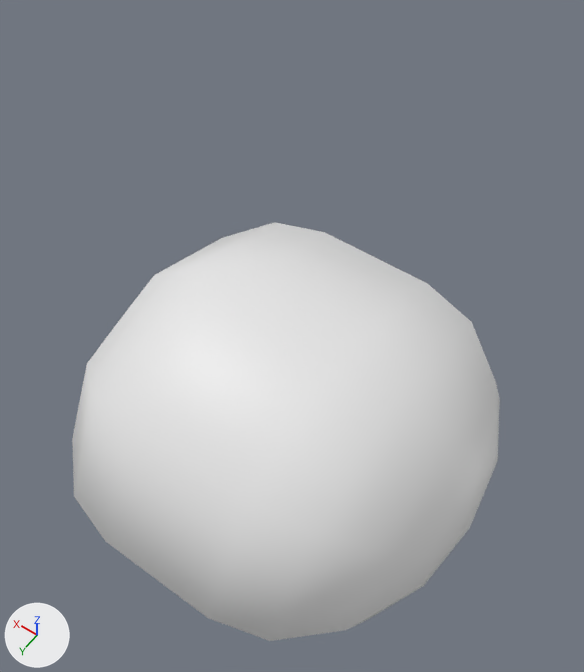
What one commit did to the COLLADA model Assets/06_MODELS/Fungo corpo/Fungo base tonda.DAE.
Camera for both pictures: a 50 mm camera at (1.0822, 0.0579, 0.1216) aimed at (1.1221, 0.0021, 0.0339). Arrows for +X, +Y and +Z are at lower left; the lights stay in place. Where no turn or scale is listed for an object, it has been applied to the vertices.

Names of what the first picture shows: 'FBXASC049FungoFBXASC032sotto'.
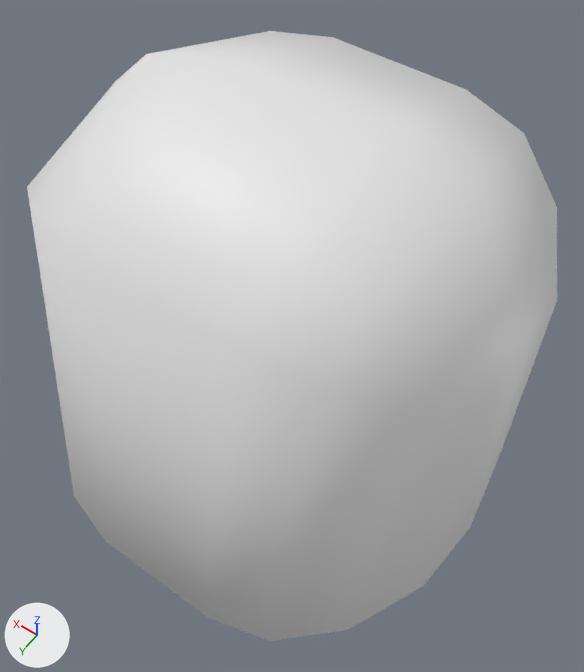
The newer file is also rescaled (x0.811), turned or shifted as a whole; pictures and numbers use the older file's frame.

Where the change shows, as pixel boxes [x1, y1, x2, y2] in the pictures (584 x 672 px; the box of a moved part takes in the faces that stretch with it):
```json
{"object": "FBXASC049FungoFBXASC032sotto", "change": "reshaped", "before": [72, 222, 500, 641], "after": [27, 31, 557, 641], "on screen": "24% wider, 45% taller"}
{"part": 1, "of": "me_fbxasc049fungofbxasc032sottomesh", "change": "moved or reshaped", "before": [310, 322, 496, 554], "after": [317, 134, 557, 403]}
{"part": 2, "of": "me_fbxasc049fungofbxasc032sottomesh", "change": "moved or reshaped", "before": [132, 284, 471, 539], "after": [77, 37, 524, 377]}
{"part": 3, "of": "me_fbxasc049fungofbxasc032sottomesh", "change": "moved or reshaped", "before": [72, 277, 500, 641], "after": [28, 196, 557, 641]}
{"part": 4, "of": "me_fbxasc049fungofbxasc032sottomesh", "change": "moved or reshaped", "before": [95, 222, 428, 431], "after": [31, 31, 374, 248]}
{"part": 5, "of": "me_fbxasc049fungofbxasc032sottomesh", "change": "moved or reshaped", "before": [87, 223, 274, 396], "after": [27, 31, 269, 212]}
```

Edits to the scene script, one JSON object a line:
```json
{"block": "me_fbxasc049fungofbxasc032sottomesh", "where": "me_fbxasc049fungofbxasc032sottomesh.from_pydata(...)  # 66 vertices, 128 faces; spans x -0.031..0.031, y -0.0311..0.0311, z 0.0016..0.0495"}
{"block": "me_fbxasc049fungofbxasc032sottomesh", "where": "# used by ob_fbxasc049fungofbxasc032sotto; location = (1.1213, 0.0037, -0.0099)"}
{"block": "me_fbxasc049fungofbxasc032sottomesh", "change": "me_fbxasc049fungofbxasc032sottomesh part 1: the 1 vertex in x -0.0175, y 0.0, z 0.0477 is moved by (-0.0014, 0.0, 0.0337)"}
{"block": "me_fbxasc049fungofbxasc032sottomesh", "change": "me_fbxasc049fungofbxasc032sottomesh part 2: the 1 vertex in x -0.0092, y 0.0, z 0.0495 is moved by (-0.0007, 0.0, 0.0338)"}
{"block": "me_fbxasc049fungofbxasc032sottomesh", "change": "me_fbxasc049fungofbxasc032sottomesh part 3: all 20 vertices in x -0.0293..0.0293, y -0.022..0.022, z 0.032..0.0425 are moved by (0.0, 0.0, 0.0333)"}
{"block": "me_fbxasc049fungofbxasc032sottomesh", "change": "me_fbxasc049fungofbxasc032sottomesh part 4: the 1 vertex in x 0.0092, y 0.0, z 0.0495 is moved by (0.0007, 0.0, 0.0338)"}
{"block": "me_fbxasc049fungofbxasc032sottomesh", "change": "me_fbxasc049fungofbxasc032sottomesh part 5: the 1 vertex in x 0.0175, y 0.0, z 0.0477 is moved by (0.0014, 0.0, 0.0337)"}
```
